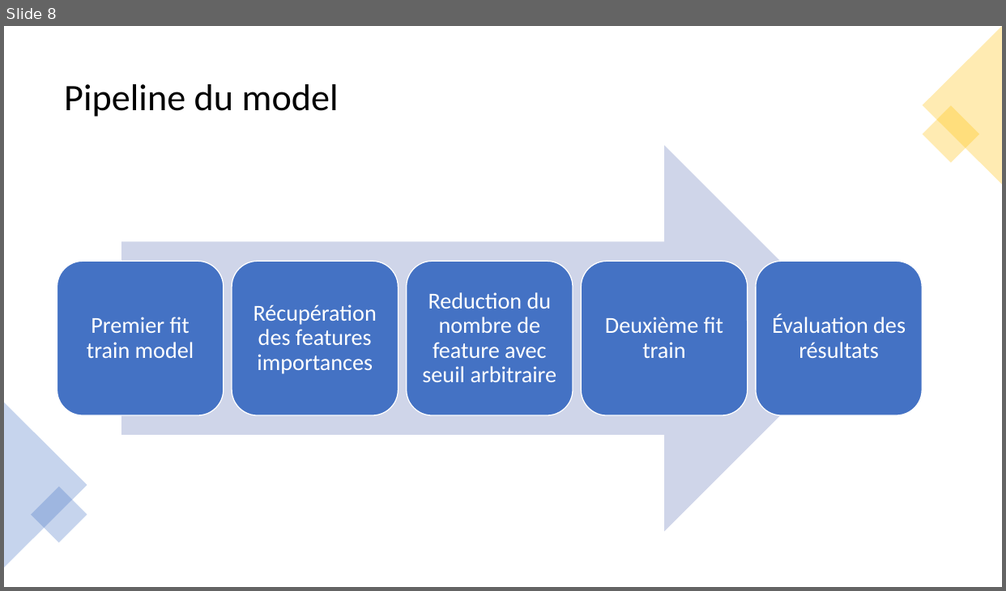
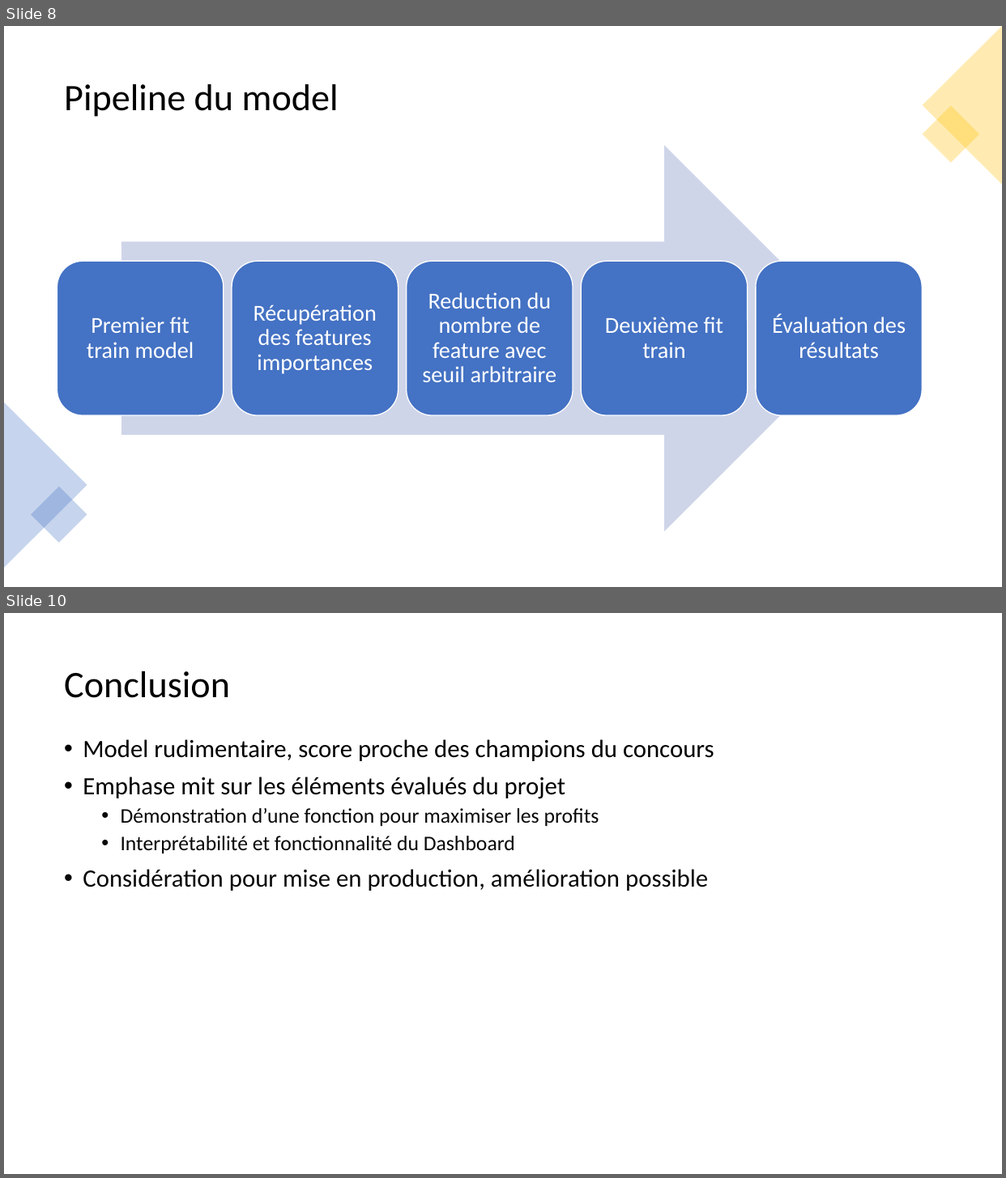
Before and after one commit to Blisk11/project_7, a slide deck: documents/P7_03_présentation.pptx. Shown one above the other, each under a label of ours: slide 8 before the commit, slides 8 and 10 after it; the slides between them are not shown. The pictures are 1006x591 and 1006x1178 pixels, drawn with LibreOffice and Linux fonts; fonts in the diff are those of the drawing. Boxes give left, top, right and bottom in pixels: in the first picture for what was removed or moved away, otherwise in the second. Text is boxed around its words. In the diff, an @@ line names an element or a change of style, - is before the commit and + after.

```diff
--- a/documents/P7_03_présentation.pptx
+++ b/documents/P7_03_présentation.pptx
@@ slide 10 added at [4, 613, 1002, 1174], background #FFFFFF @@
@@ title added at [64, 671, 230, 698], 36 pt, text #000000 @@
+Conclusion
@@ text added at [83, 739, 714, 891], 24 pt, text #080808 @@
+• Model rudimentaire, score proche des champions du concours
+• Emphase mit sur les éléments évalués du projet
+  • Démonstration d’une fonction pour maximiser les profits
+  • Interprétabilité et fonctionnalité du Dashboard
+• Considération pour mise en production, amélioration possible
```
Also in this commit, not shown: 3 slides changed, 6 other files.
